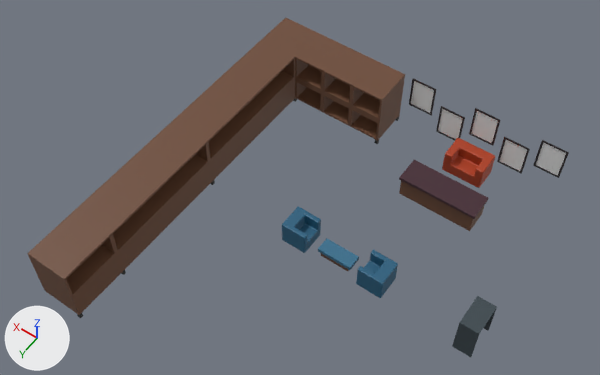
An edit to the FBX model Assets/3D_Models/Levels/bossin.fbx, drawn before and after from the same camera.
Before and after are seen from a 50 mm camera at (-13.8, 10.4, 37.2) aimed at (1.6, -11.1, 3.3). Lighting does not change. The marker at lower left points along +X, +Y and +Z. Where no turn or scale is listed for an object, it has been applied to the vertices. Vertices at the same position are counted once.

In view in the first picture: 'bossin', 'bossin2'.
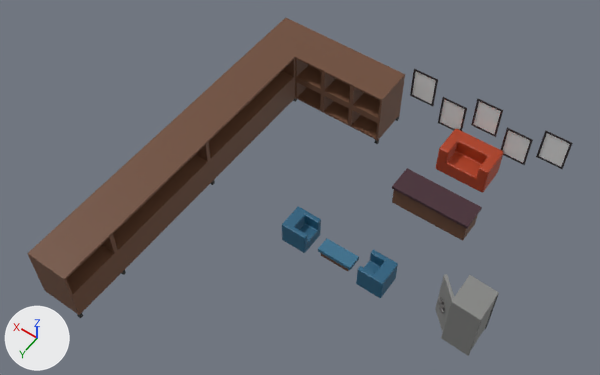
Location of each change, (x1, y1, x2, y2) in pixels of the pictures (600 x 375 px; the box of a moved part takes in the faces that stretch with it):
'bossin', reshaped
    before: (27, 18, 569, 357)
    after: (27, 18, 573, 356)
part 1 of me_bossin, moved or reshaped
    before: (399, 160, 489, 231)
    after: (392, 168, 482, 241)
part 2 of me_bossin, moved or reshaped
    before: (409, 78, 436, 116)
    after: (410, 68, 438, 106)
part 3 of me_bossin, moved or reshaped
    before: (436, 106, 465, 141)
    after: (438, 97, 467, 131)
part 4 of me_bossin, moved or reshaped
    before: (469, 108, 500, 146)
    after: (471, 99, 503, 137)
part 5 of me_bossin, moved or reshaped
    before: (497, 137, 530, 174)
    after: (501, 127, 533, 165)
part 6 of me_bossin, moved or reshaped
    before: (533, 140, 569, 178)
    after: (536, 130, 573, 169)
part 7 of me_bossin, moved or reshaped
    before: (442, 138, 495, 188)
    after: (436, 129, 504, 193)
part 8 of me_bossin, rebuilt (28% wider, 32% taller)
    before: (452, 296, 497, 357)
    after: (441, 275, 499, 356)
part 9 of me_bossin, added
    after: (438, 297, 445, 313)
part 10 of me_bossin, added
    after: (435, 274, 454, 332)
'bossin2', unchanged, covered by the edit
    before: (282, 207, 398, 298)
    after: (282, 207, 321, 253)
'bossin2.002', unchanged, uncovered by the edit
    after: (356, 250, 398, 298)

What changed in the scene script:
```text
Change me_bossin:
    used by ob_bossin; location = (0.0, 0.0, 0.0)
    remove me_bossin.from_pydata(...)  # 532 vertices, 465 faces; spans x -9.8..9.7, y -21.0..0.0, z -0.1..3.8
    add me_bossin.from_pydata(...)  # 544 vertices, 477 faces; spans x -9.7..9.7, y -21.0..0.0, z 0.0..4.5
    me_bossin part 1: the loose piece of 20 vertices spanning x -6.3..-1.6, y -17.6..-16.1, z 0.0..1.5 is moved by (0.0, 0.8, 0.0)
    me_bossin part 2: the loose piece of 16 vertices spanning x -0.8..0.8, y -21.0, z 1.6..3.8 is moved by (0.0, 0.0, 0.8)
    me_bossin part 3: the loose piece of 16 vertices spanning x -2.8..-1.2, y -21.0, z 0.6..2.7 is moved by (0.0, 0.0, 0.8)
    me_bossin part 4: the loose piece of 16 vertices spanning x -4.8..-3.2, y -21.0, z 1.6..3.8 is moved by (0.0, 0.0, 0.8)
    me_bossin part 5: the loose piece of 16 vertices spanning x -6.8..-5.2, y -21.0, z 0.6..2.7 is moved by (0.0, 0.0, 0.8)
    me_bossin part 6: the loose piece of 16 vertices spanning x -8.8..-7.2, y -21.0, z 1.6..3.8 is moved by (0.0, 0.0, 0.8)
    me_bossin part 7: the loose piece of 130 vertices spanning x -5.2..-2.8, y -20.6..-19.1, z 0.0..1.4 is scaled about its middle by 1.27, then moved by (0.0, 0.0, 0.2)
    me_bossin part 8: the loose piece of 130 vertices spanning x -9.8..-8.8, y -11.4..-9.6, z -0.1..2.3 is rebuilt with 30 vertices and now spans x -9.7..-8.1, y -11.4..-9.5, z 0.0..3.6
    me_bossin part 9: a new loose piece of 96 vertices spanning x -7.8..-7.2, y -10.5..-9.9, z 1.4..2.2, in mat_mainmat (picture img_imphenziapalette01_png)
    me_bossin part 10: a new loose piece of 16 vertices spanning x -8.2..-7.1, y -10.9..-9.8, z 0.2..3.4, in mat_mainmat (picture img_imphenziapalette01_png)
```
